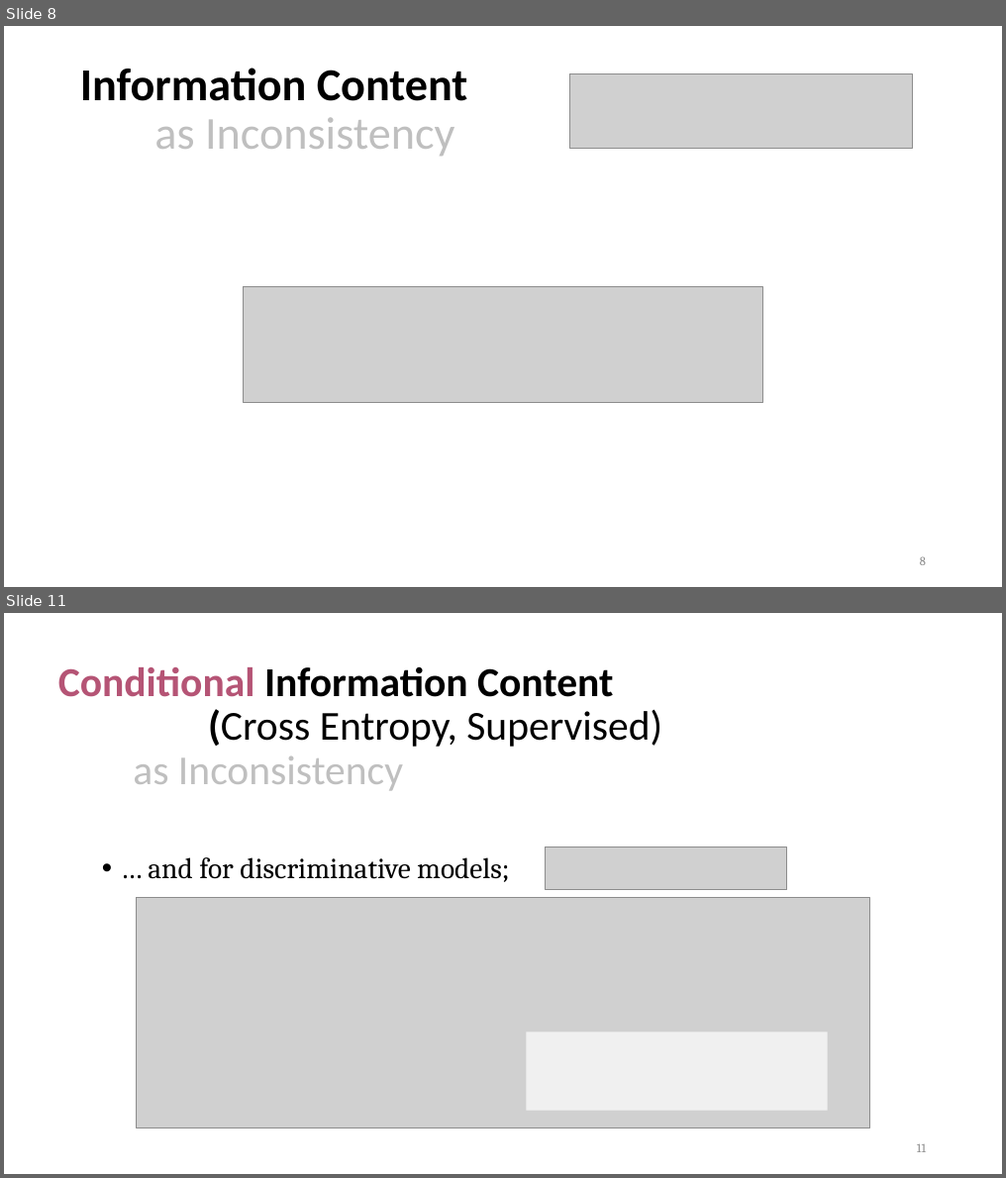
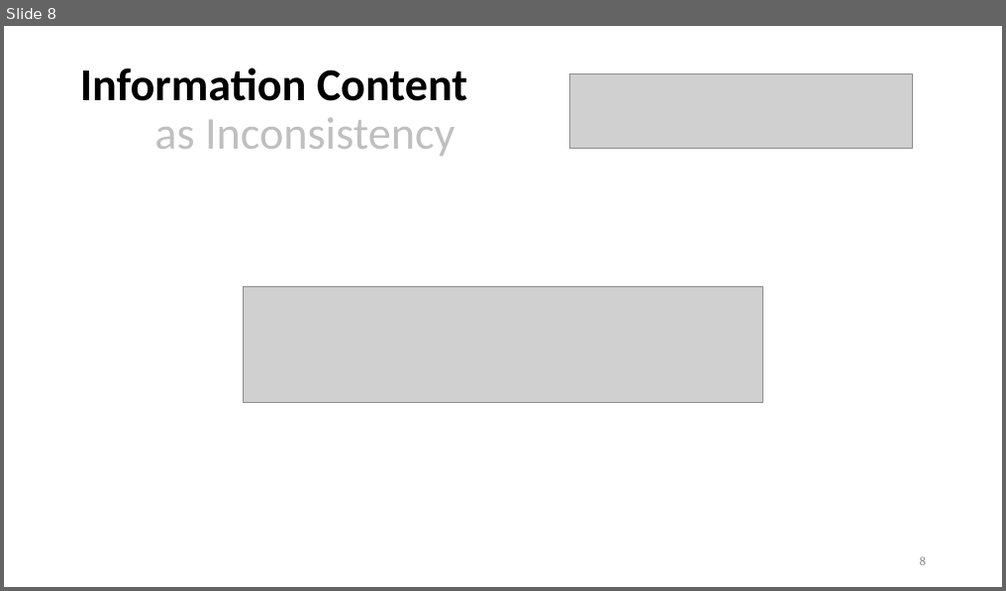
Before and after one commit to orichardson/pdg-expts, a slide deck: present/AISTATS-2022/one-true-loss.pptx. Shown one above the other, each under a label of ours: slides 8 and 11 before the commit, slide 8 after it; the slides between them are not shown. The pictures are 1006x1178 and 1006x591 pixels, drawn with LibreOffice and Linux fonts; fonts in the diff are those of the drawing; grey boxes stand for pictures. Boxes give left, top, right and bottom in pixels: in the first picture for what was removed or moved away, otherwise in the second. Text is boxed around its words. In the diff, an @@ line names an element or a change of style, - is before the commit and + after.

```diff
--- a/present/AISTATS-2022/one-true-loss.pptx
+++ b/present/AISTATS-2022/one-true-loss.pptx
@@ slide 11 removed at (x1=4, y1=613, x2=1002, y2=1174), background #FFFFFF @@
@@ title removed at (x1=58, y1=666, x2=662, y2=791) @@
-Conditional Information Content
-(Cross Entropy, Supervised)
-as Inconsistency
@@ picture removed at (x1=546, y1=848, x2=787, y2=890) @@
@@ text removed at (x1=148, y1=858, x2=509, y2=882) @@
-• … and for discriminative models;
@@ picture removed at (x1=137, y1=897, x2=869, y2=1128) @@
@@ rectangle removed at (x1=526, y1=1032, x2=828, y2=1111) @@
@@ page number removed at (x1=917, y1=1145, x2=926, y2=1153) @@
-11
```
Also in this commit, not shown: 11 slides changed, 1 slide added, 8 other slides removed, 2 other files.
